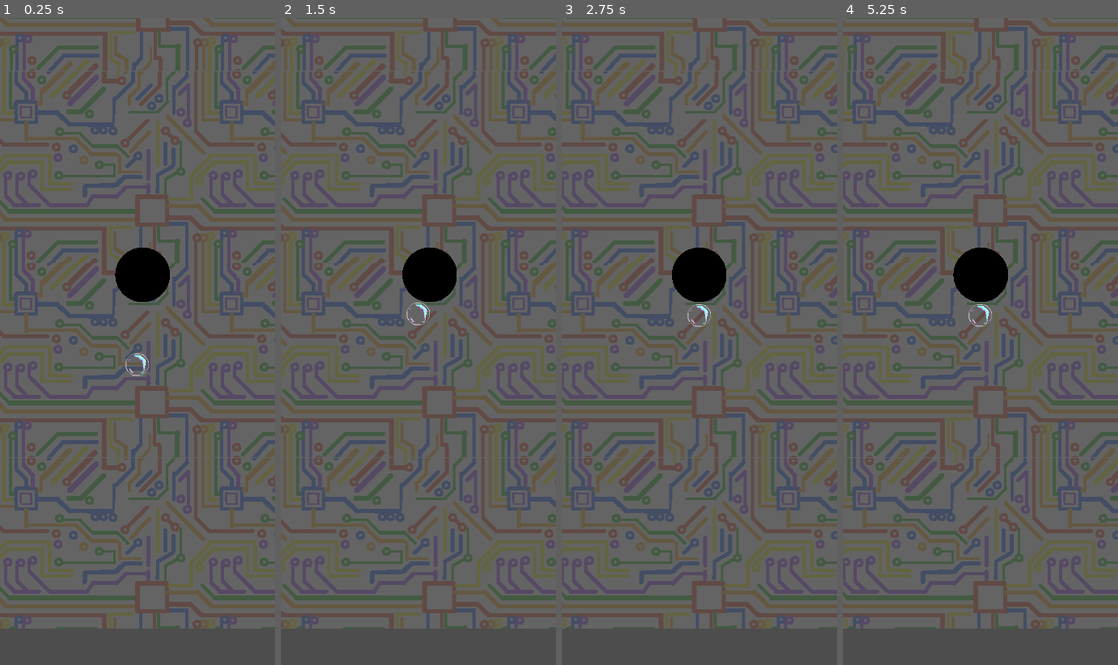
Above: before the commit, frames 1-4 (left to right).
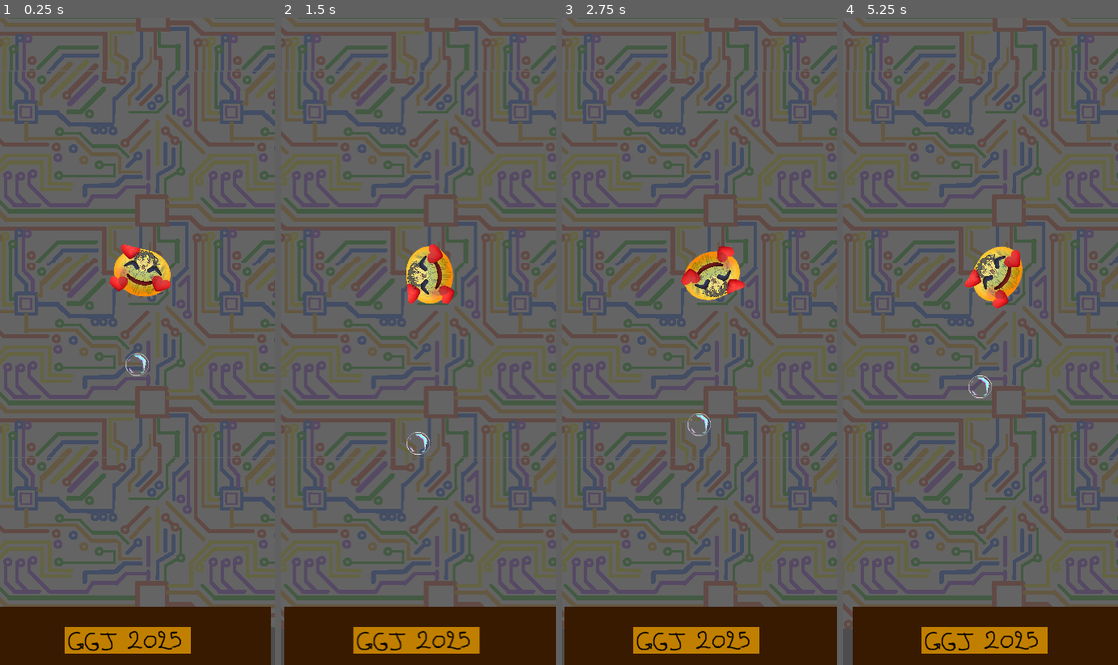
Above: after the commit, the same moments.

Repository: Fatdazz/GGJ2025
Game: Godot game, scene res://game.tscn
Same seed, same stepped clock (60 frames per second), same inputs: the game is played once before the commit and once after it.
Inputs:
- Up to frame 1 (0.25 s): no input
- Up to frame 2 (1.5 s): hold E (1_right) from 0.53 s (still down)
- Up to frame 3 (2.75 s): release E (1_right) at 2.03 s; hold Q (1_left) from 2.03 s (still down)
- Up to frame 4 (5.25 s): release Q (1_left) at 2.78 s; hold E (1_right) 2.78-4.28 s; hold Q (1_left) 4.28-5.03 s; hold E (1_right) from 5.03 s (still down)

The runs differ from the first frame. In frame 1, 10% of the frame differs, in the area x 0-99%, y 35-100%; in frame 2, 19%; in frame 3, 46%; in frame 4, 54%, in the area x 0-100%, y 0-100%.

Commit message:
Physique + Bas

Diff:
--- a/ticktackbubble/game.tscn
+++ b/ticktackbubble/game.tscn
@@ -11,8 +11,6 @@
 
 [node name="Joueur" parent="." instance=ExtResource("2_a4ye8")]
 scale = Vector2(0.188, 0.191)
-JUMP_VELOCITY = -25.0
-VENTILO_VELOCITY = 10.0
 VITESSES = [1.0, 1.7, 3.2]
 
 [connection signal="hurt" from="Joueur" to="." method="_on_joueur_hurt"]
--- a/ticktackbubble/joueur.gd
+++ b/ticktackbubble/joueur.gd
@@ -1,45 +1,41 @@
 extends Node2D
 
-@export var JUMP_VELOCITY = -200.
-@export var VENTILO_VELOCITY = 50.
+@export var JUMP_VELOCITY = -25.
+@export var VENTILO_VELOCITY = 10.
 @export var VITESSES = [1., 2., 3.]
+
 @onready var bubble = $Bubble
 
+var velocity
 signal hurt
 #TODO : diminuer la force avec la distance aux ventilo
 
 func change_vitesse(i):
-	JUMP_VELOCITY = -200. * VITESSES[i]
+	velocity = JUMP_VELOCITY * (VITESSES[i]/3.)
 
 func _physics_process(delta: float) -> void:
 
-	var vec = Vector2(0,0)
+	velocity = JUMP_VELOCITY
 	# Handle jump.
 	if Input.is_action_pressed("1_right"):
-		change_vitesse(0)
 		blow(1)
 	if Input.is_action_pressed("1_left"):
-		change_vitesse(0)
 		blow(-1)
 	if Input.is_action_pressed("2_right"):
-		change_vitesse(1)
-		blow(1)
+		blow(2)
 	if Input.is_action_pressed("2_left"):
-		change_vitesse(1)
-		blow(-1)
+		blow(-2)
 	if Input.is_action_pressed("3_right"):
-		change_vitesse(2)
-		blow(1)
+		blow(3)
 	if Input.is_action_pressed("3_left"):
-		change_vitesse(2)
-		blow(-1)
+		blow(-3)
 	if not bubble.is_on_floor():
 		bubble.velocity += bubble.get_gravity() * delta
 	bubble.move_and_slide()
 
 func blow(i):
 	bubble.velocity.x = i * -VENTILO_VELOCITY
-	bubble.velocity.y = -VENTILO_VELOCITY + JUMP_VELOCITY
+	bubble.velocity.y = -VENTILO_VELOCITY + velocity
 
 func _on_area_2d_area_entered(area: Area2D) -> void:
 	if area.is_in_group("obstacles"):
--- a/ticktackbubble/joueur.tscn
+++ b/ticktackbubble/joueur.tscn
@@ -1,10 +1,10 @@
-[gd_scene load_steps=4 format=3 uid="uid://caw648pewoddo"]
+[gd_scene load_steps=4 format=3 uid="uid://bpjo3l3b4sal0"]
 
 [ext_resource type="Script" path="res://joueur.gd" id="1_ovbos"]
 [ext_resource type="Texture2D" uid="uid://dt87fjtvwoqhk" path="res://asset/Bulle.png" id="2_geou4"]
 
 [sub_resource type="CircleShape2D" id="CircleShape2D_yykrm"]
-radius = 79.039
+radius = 80.7144
 
 [node name="Joueur" type="Node2D"]
 position = Vector2(4, 79)
--- a/ticktackbubble/level.tscn
+++ b/ticktackbubble/level.tscn
@@ -2,6 +2,7 @@
 
 [ext_resource type="Texture2D" uid="uid://h2jpyv583k7e" path="res://asset/background.png" id="1_xs0tg"]
 [ext_resource type="PackedScene" uid="uid://7u5hjw1au25d" path="res://obstacle.tscn" id="2_p1d5h"]
+[ext_resource type="Texture2D" uid="uid://i7q8ax2fkwq7" path="res://asset/Bas_pendule.png" id="3_ot51l"]
 
 [sub_resource type="RectangleShape2D" id="RectangleShape2D_rtde0"]
 size = Vector2(426, 23)
@@ -11,8 +12,6 @@
 
 [sub_resource type="RectangleShape2D" id="RectangleShape2D_h2bak"]
 size = Vector2(43, 799.25)
-
-[sub_resource type="TileSet" id="TileSet_ww245"]
 
 [node name="Level" type="Node2D"]
 position = Vector2(10, -4)
@@ -41,9 +40,11 @@
 position = Vector2(168, -242.375)
 shape = SubResource("RectangleShape2D_h2bak")
 
+[node name="BasPendule" type="Sprite2D" parent="Walls"]
+position = Vector2(-19.0343, 185.318)
+scale = Vector2(1.18964, 0.465623)
+texture = ExtResource("3_ot51l")
+
 [node name="Obstacles" type="Node2D" parent="."]
 
 [node name="Obstacle" parent="Obstacles" instance=ExtResource("2_p1d5h")]
-
-[node name="TileMapLayer" type="TileMapLayer" parent="."]
-tile_set = SubResource("TileSet_ww245")
--- a/ticktackbubble/obstacle.gd
+++ b/ticktackbubble/obstacle.gd
@@ -1,6 +1,6 @@
 extends StaticBody2D
 
-@export var VITESSE_ROTATION = 0.
+@export var VITESSE_ROTATION = 5.
 @export var POWER = 0.
 # Called when the node enters the scene tree for the first time.
 func _ready() -> void:
@@ -9,5 +9,6 @@
 
 # Called every frame. 'delta' is the elapsed time since the previous frame.
 func _process(delta: float) -> void:
-	pass
+	if VITESSE_ROTATION > 0.:
+		$Sprite2D.rotate((VITESSE_ROTATION*2.*PI)/10. + delta)
  # Replace with function body.
--- a/ticktackbubble/obstacle.tscn
+++ b/ticktackbubble/obstacle.tscn
@@ -1,7 +1,7 @@
 [gd_scene load_steps=5 format=3 uid="uid://7u5hjw1au25d"]
 
+[ext_resource type="Texture2D" uid="uid://ctpy3gp86fci3" path="res://asset/bouh_content.png" id="1_0o56x"]
 [ext_resource type="Script" path="res://obstacle.gd" id="1_3i4j1"]
-[ext_resource type="Texture2D" uid="uid://b1g4ph6gg5h3y" path="res://asset/obstacle.png" id="2_wicaq"]
 
 [sub_resource type="PhysicsMaterial" id="PhysicsMaterial_vnfb2"]
 
@@ -15,8 +15,8 @@
 script = ExtResource("1_3i4j1")
 
 [node name="Sprite2D" type="Sprite2D" parent="."]
-scale = Vector2(0.120001, 0.120001)
-texture = ExtResource("2_wicaq")
+scale = Vector2(0.0727029, -0.0598029)
+texture = ExtResource("1_0o56x")
 
 [node name="CollisionShape2D" type="CollisionShape2D" parent="."]
 shape = SubResource("CircleShape2D_w3mhk")
Binary file added: ticktackbubble/asset/Bas_pendule.png
Not shown, added: ticktackbubble/asset/Bas_pendule.png.import
Not shown: 1 places in ticktackbubble/game.tscn that only renumber resources
